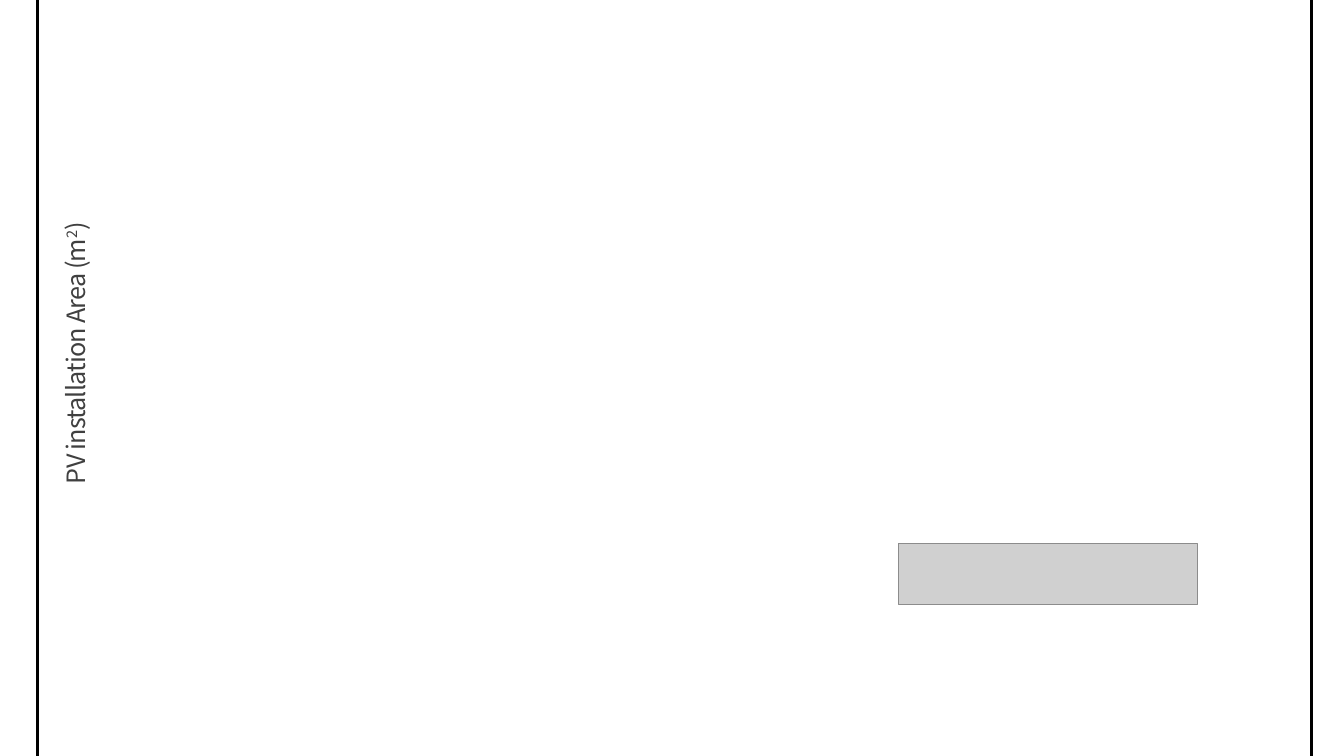
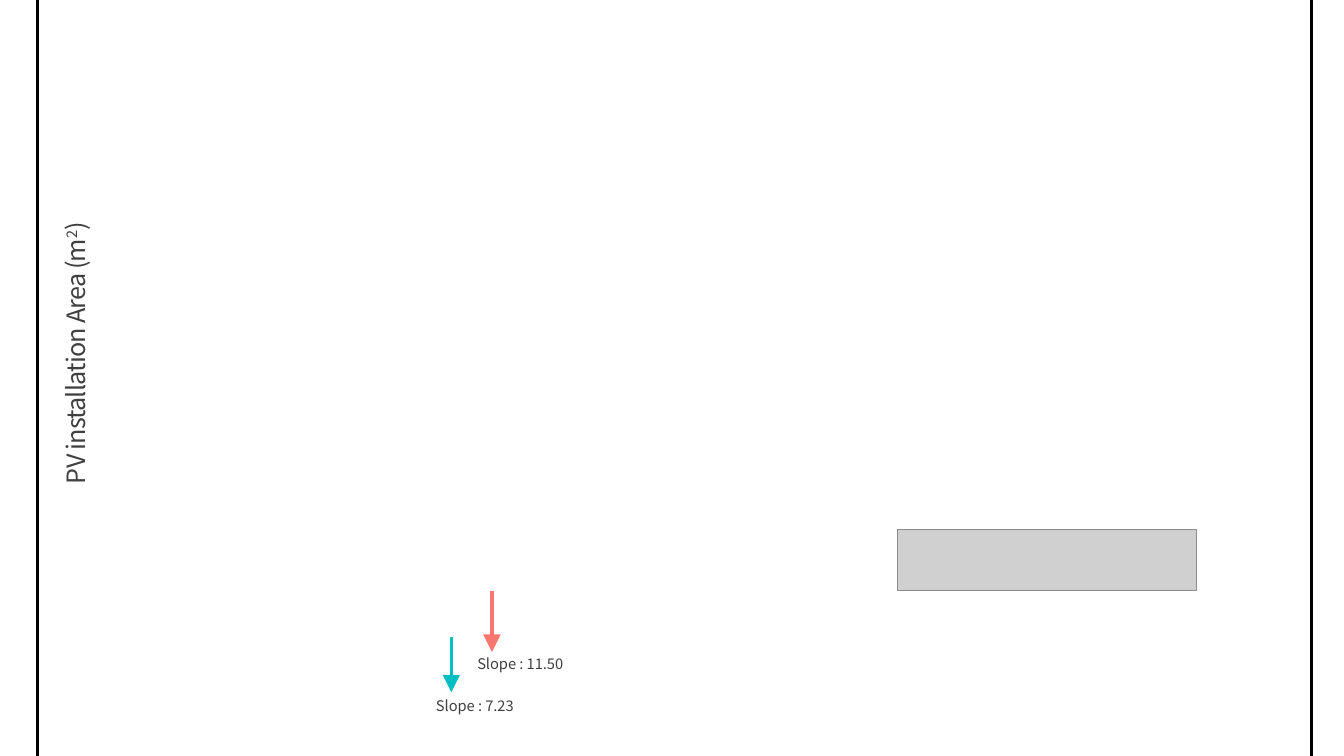
Before and after one commit to meandthey/SupplyCurvePV, a slide deck: slide 2 of ppt/Study Design.pptx. Drawn at 1344x756 pixels with LibreOffice and Linux fonts; fonts in the diff are those of the drawing; grey boxes stand for pictures; background and template pictures are left out. Boxes give left, top, right and bottom in pixels: in the first picture for what was removed or moved away, otherwise in the second. Text is boxed around its words. In the diff, an @@ line names an element or a change of style, - is before the commit and + after.

```diff
--- a/ppt/Study Design.pptx
+++ b/ppt/Study Design.pptx
@@ picture: place and size @@
-picture at bbox=[899, 543, 1198, 604]
+picture at bbox=[897, 530, 1196, 591]
@@ arrow added from (492, 591) to (492, 652), #F8766D 2.5 pt @@
@@ arrow added from (452, 637) to (452, 693), #00BFC4 2.5 pt @@
@@ text added at bbox=[477, 657, 564, 673], 10.5 pt, text #404040 @@
+Slope : 11.50
@@ text added at bbox=[436, 699, 513, 715], 10.5 pt, text #404040 @@
+Slope : 7.23
```
Also in this commit, not shown: 3 slides added, 10 other files.
